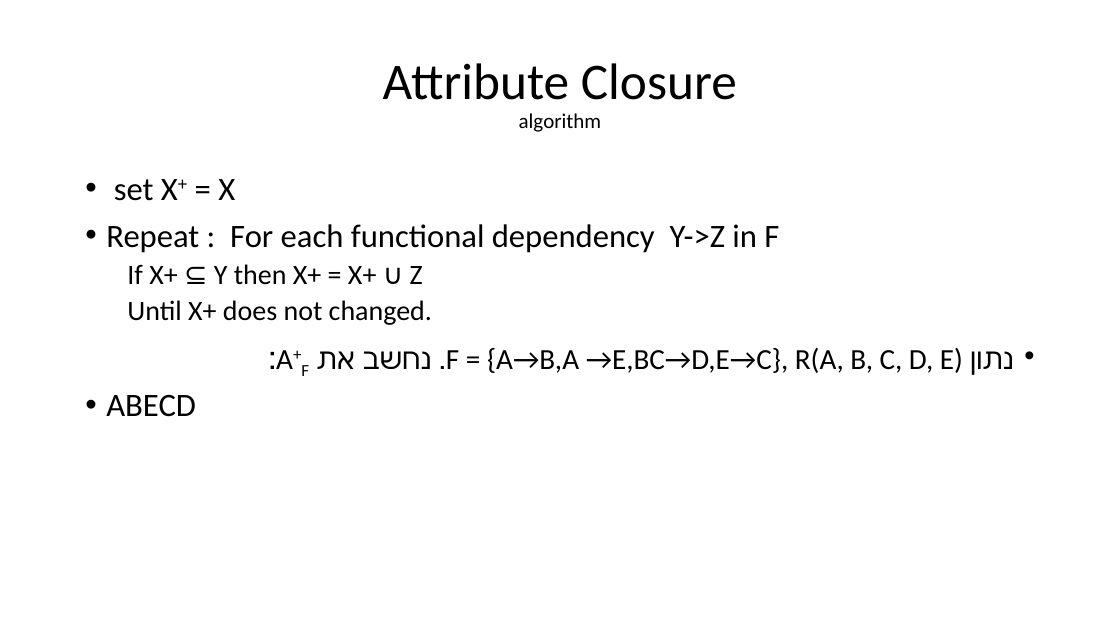
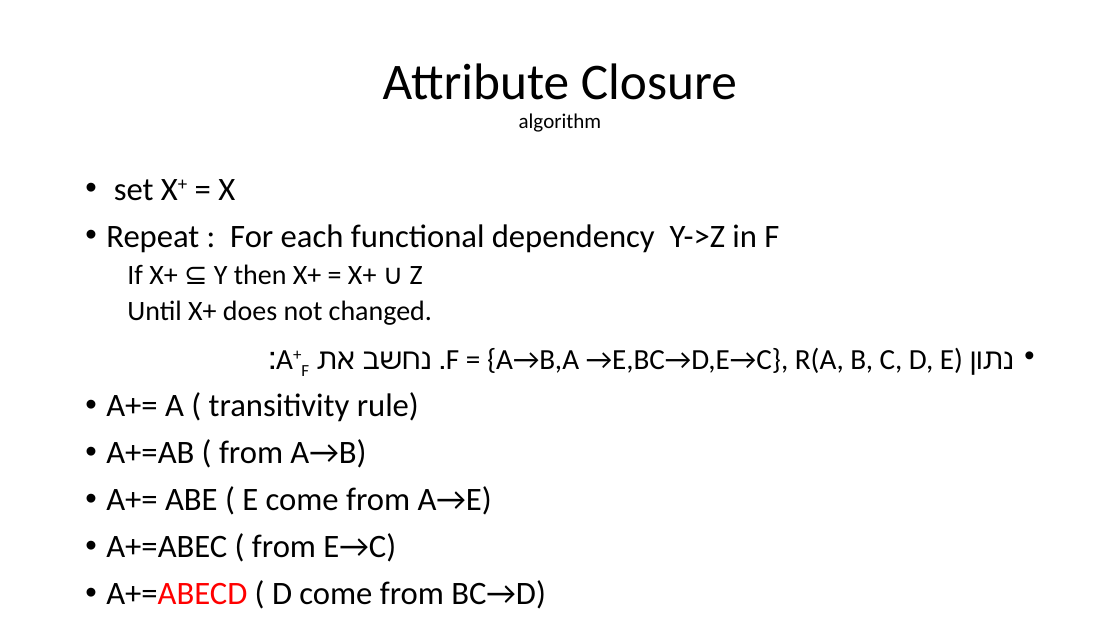
Before and after one commit to Kaitel/OOP, a slide deck: slide 35 of 20277 Database systems/FunctionalDependencies_chapter8.pptx. Drawn at 1120x630 pixels with LibreOffice and Linux fonts; fonts in the diff are those of the drawing. Boxes give left, top, right and bottom in pixels: in the first picture for what was removed or moved away, otherwise in the second. Text is boxed around its words. In the diff, an @@ line names an element or a change of style, - is before the commit and + after.

```diff
--- a/20277 Database systems/FunctionalDependencies_chapter8.pptx
+++ b/20277 Database systems/FunctionalDependencies_chapter8.pptx
@@ text at (106, 392, 546, 609): text changed @@
-• ABECD
+• A+= A ( transitivity rule)
+• A+=AB ( from A→B)
+• A+= ABE ( E come from A→E)
+• A+=ABEC ( from E→C)
+• A+=ABECD ( D come from BC→D)
```
Also in this commit, not shown: 6 other slides changed, 3 other files.
